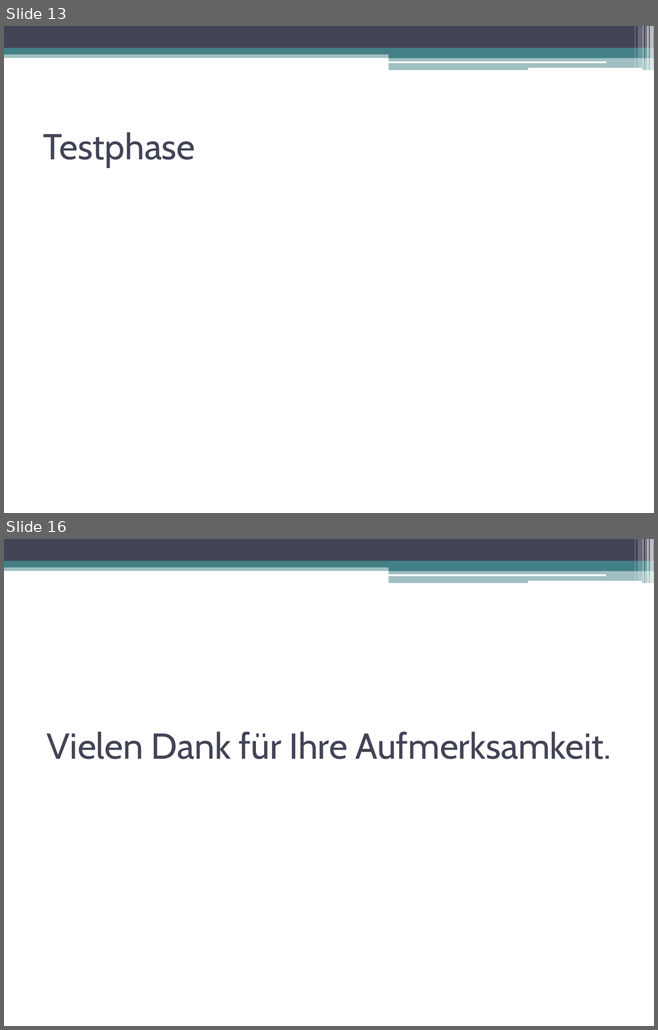
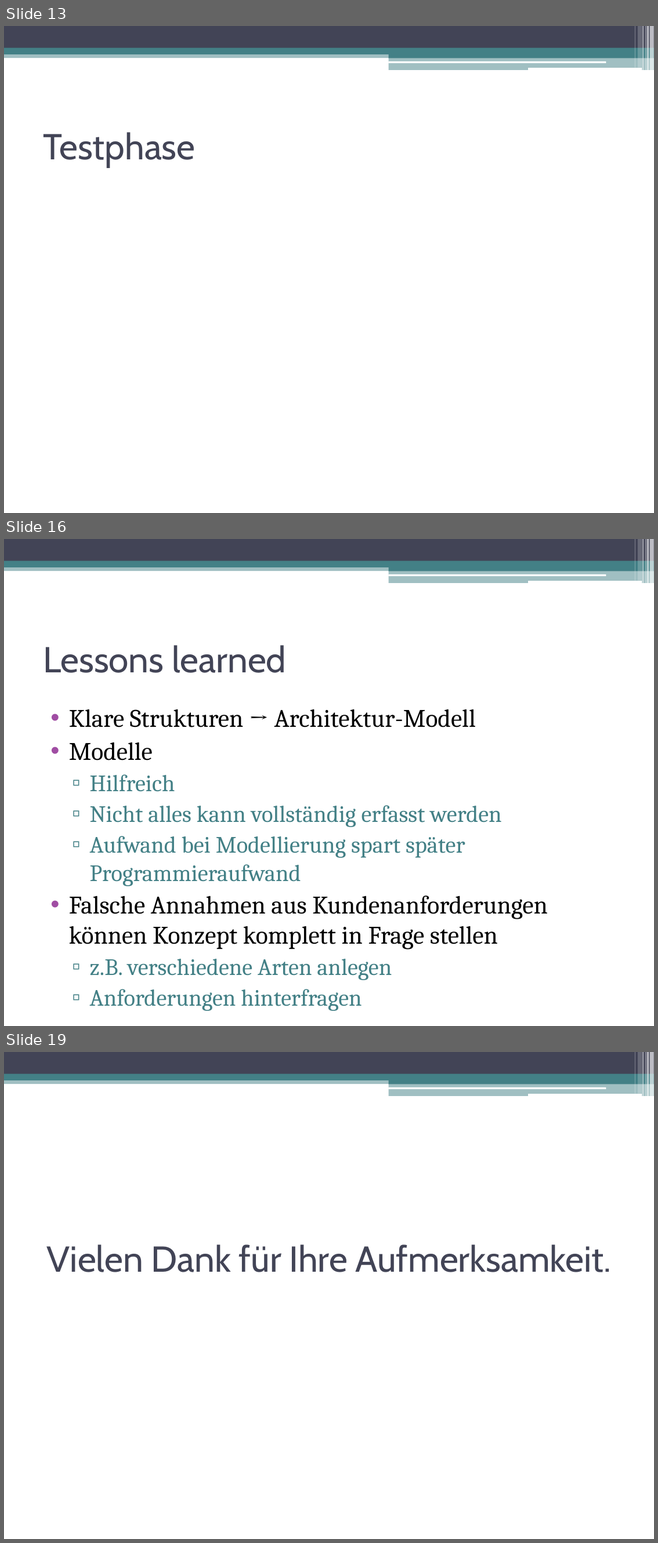
Before and after one commit to DanJoeHa/Fallstudie, a slide deck: Projektmanagement/Abschlusspräsentation.pptx. Shown one above the other, each under a label of ours: slides 13 and 16 before the commit, slides 13, 16 and 19 after it; the slides between them are not shown. The pictures are 658x1030 and 658x1543 pixels, drawn with LibreOffice and Linux fonts; fonts in the diff are those of the drawing. Boxes give left, top, right and bottom in pixels: in the first picture for what was removed or moved away, otherwise in the second. Text is boxed around its words. In the diff, an @@ line names an element or a change of style, - is before the commit and + after.

```diff
--- a/Projektmanagement/Abschlusspräsentation.pptx
+++ b/Projektmanagement/Abschlusspräsentation.pptx
@@ slide 16 added at box(4, 539, 654, 1026), background #FFFFFF; not listed: 13 template elements that a slide beside it also shows @@
@@ title added at box(43, 645, 286, 673), 40 pt, text #424456 @@
+Lessons learned
@@ text added at box(69, 709, 547, 1011), 26 pt, text #438086 @@
+• Klare Strukturen → Architektur-Modell
+• Modelle
+  ▫ Hilfreich
+  ▫ Nicht alles kann vollständig erfasst werden
+  ▫ Aufwand bei Modellierung spart später Programmieraufwand
+• Falsche Annahmen aus Kundenanforderungen können Konzept komplett in Frage stellen
+  ▫ z.B. verschiedene Arten anlegen
+  ▫ Anforderungen hinterfragen
@@ what was slide 16 is now slide 19 @@
```
Also in this commit, not shown: 8 slides changed, 3 other slides added, 1 slide removed, 1 other file.
